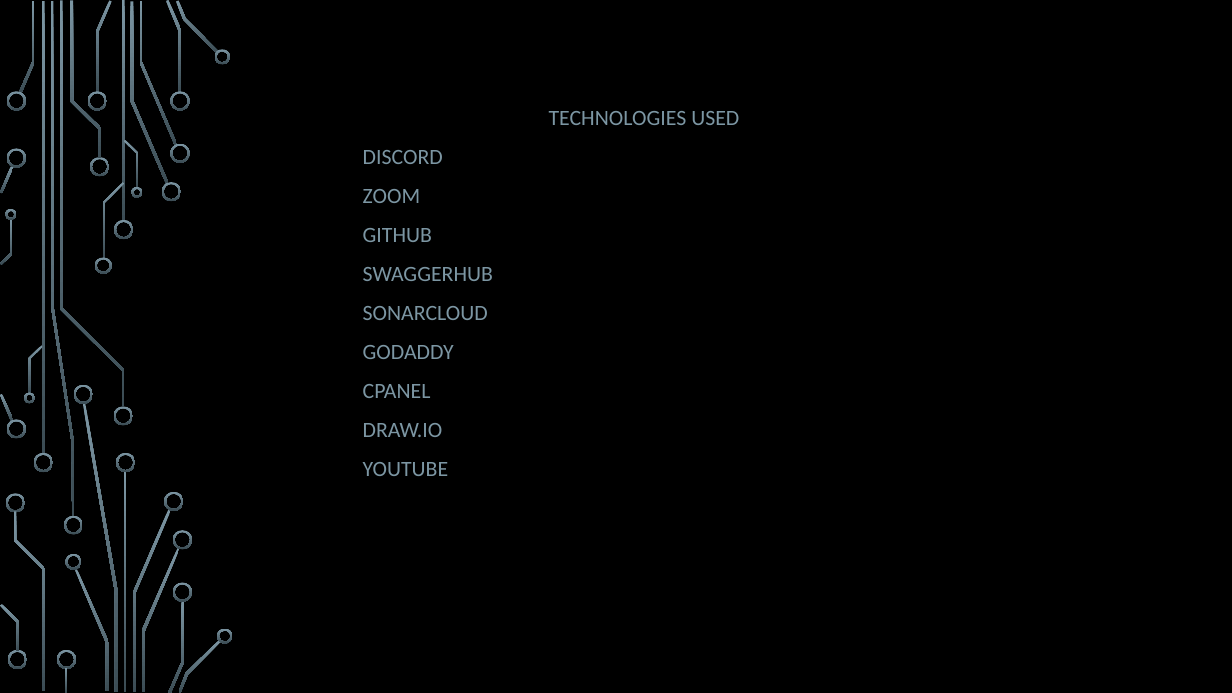
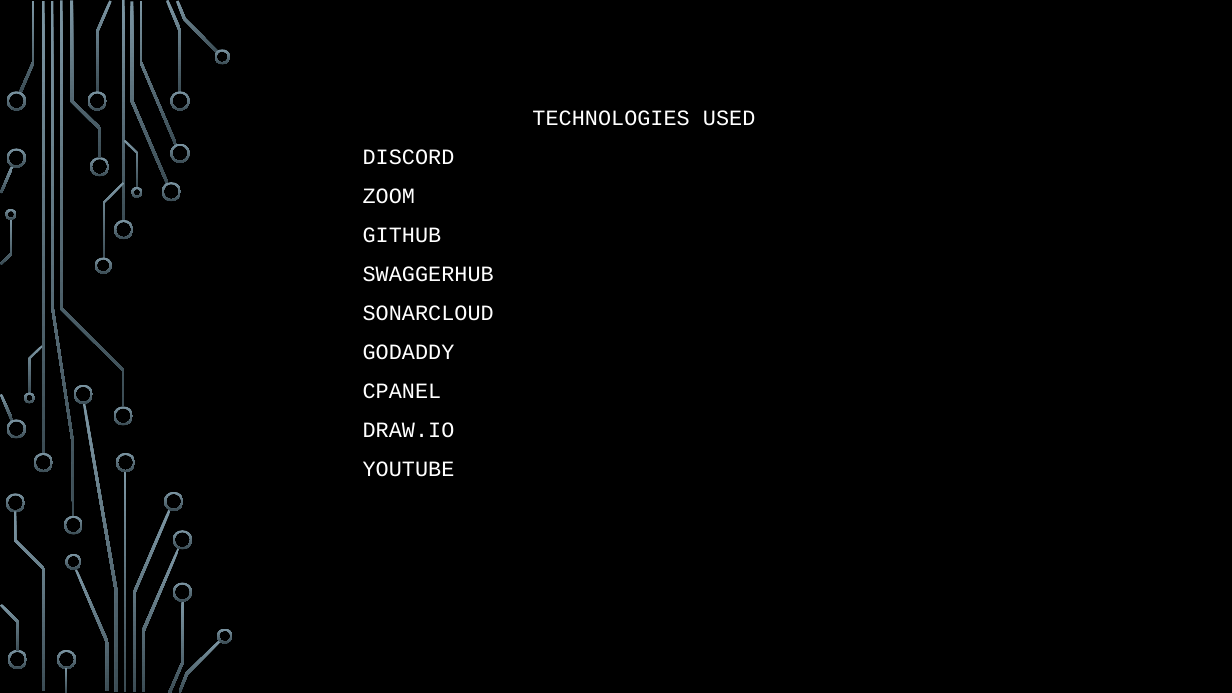
Before and after one commit to dugoatboy/COP4331-Group17-SmallProject, a slide deck: slide 8 of CONNECT.pptm. Drawn at 1232x693 pixels with LibreOffice and Linux fonts; fonts in the diff are those of the drawing; background and template pictures are left out. Boxes give left, top, right and bottom in pixels: in the first picture for what was removed or moved away, otherwise in the second. Text is boxed around its words. In the diff, an @@ line names an element or a change of style, - is before the commit and + after.

```diff
--- a/CONNECT.pptm
+++ b/CONNECT.pptm
@@ subtitle "TECHNOLOGIES USED" at bbox=[363, 110, 755, 477]: font Calibri to Courier New, text colour #7C96A3 to #FFFFFF @@
```
Also in this commit, not shown: 6 other slides changed, 1 slide added, 1 slide removed.
